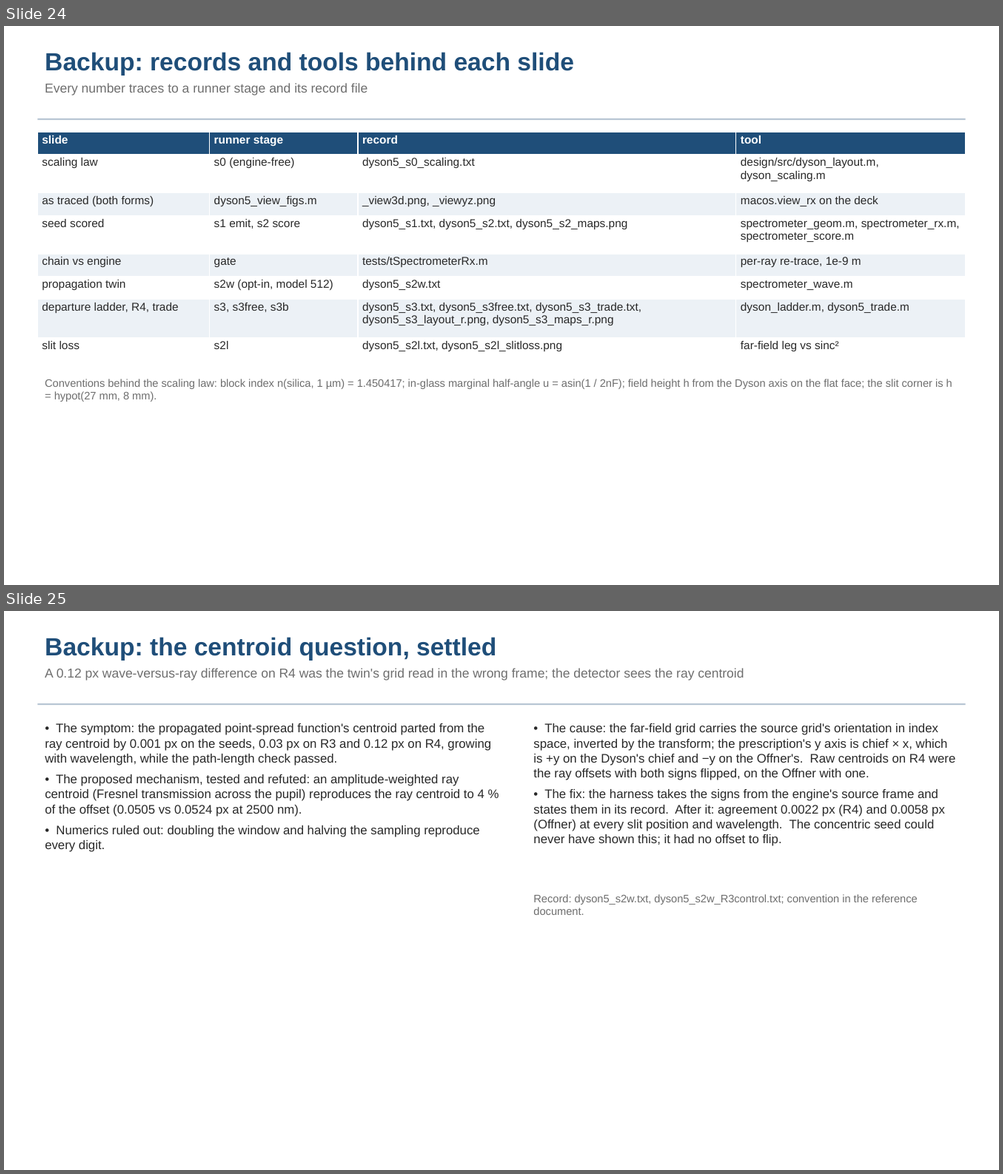
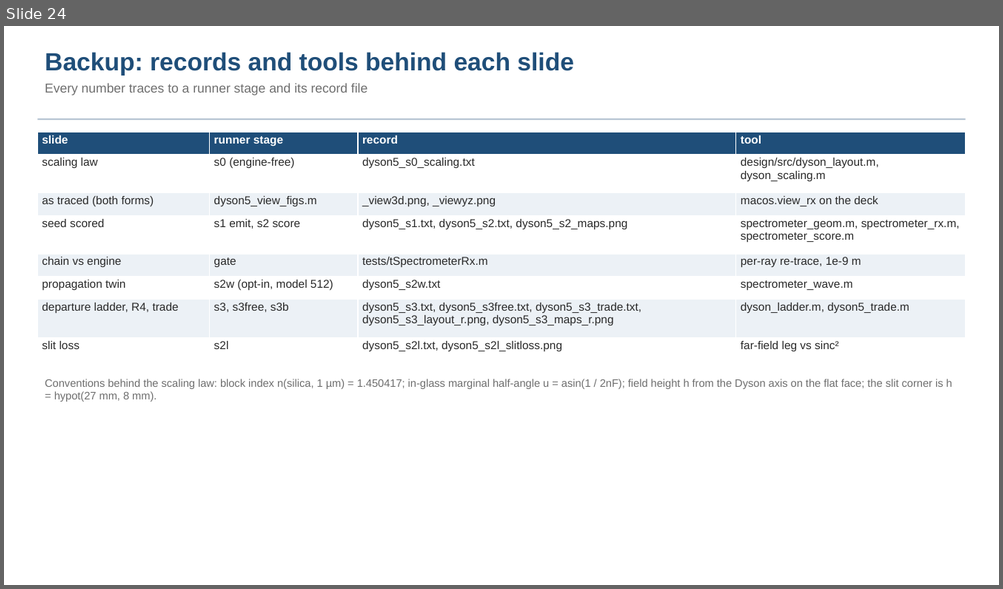
Before and after one commit to nasa-jpl/macos, a slide deck: demo_session/deck_dyson_baseline.pptx. Shown one above the other, each under a label of ours: slides 24 and 25 before the commit, slide 24 after it. The pictures are 1003x1174 and 1003x589 pixels, drawn with LibreOffice and Linux fonts; fonts in the diff are those of the drawing. Boxes give left, top, right and bottom in pixels: in the first picture for what was removed or moved away, otherwise in the second. Text is boxed around its words. In the diff, an @@ line names an element or a change of style, - is before the commit and + after.

```diff
--- a/demo_session/deck_dyson_baseline.pptx
+++ b/demo_session/deck_dyson_baseline.pptx
@@ slide 25 removed at box(4, 611, 999, 1170), background #FFFFFF @@
@@ text removed at box(45, 637, 743, 681) @@
-Backup: the centroid question, settled
-A 0.12 px wave-versus-ray difference on R4 was the twin's grid read in the wrong frame; the detector sees the ray centroid
@@ rectangle removed at box(37, 703, 965, 705) @@
@@ text removed at box(45, 723, 491, 852) @@
-• The symptom: the propagated point-spread function's centroid parted from the ray centroid by 0.001 px on the seeds, 0.03 px on R3 and 0.12 px on R4, growing with wavelength, while the path-length check passed.
-• The proposed mechanism, tested and refuted: an amplitude-weighted ray centroid (Fresnel transmission across the pupil) reproduces the ray centroid to 4 % of the offset (0.0505 vs 0.0524 px at 2500 nm).
-• Numerics ruled out: doubling the window and halving the sampling reproduce every digit.
@@ text removed at box(533, 723, 955, 846) @@
-• The cause: the far-field grid carries the source grid's orientation in index space, inverted by the transform; the prescription's y axis is chief × x, which is +y on the Dyson's chief and −y on the Offner's. Raw centroids on R4 were the ray offsets with both signs flipped, on the Offner with one.
-• The fix: the harness takes the signs from the engine's source frame and states them in its record. After it: agreement 0.0022 px (R4) and 0.0058 px (Offner) at every slit position and wavelength. The concentric seed could never have shown this; it had no offset to flip.
@@ text removed at box(533, 894, 917, 915) @@
-Record: dyson5_s2w.txt, dyson5_s2w_R3control.txt; convention in the reference document.
```
Also in this commit, not shown: 4 slides changed, 1 other file.
